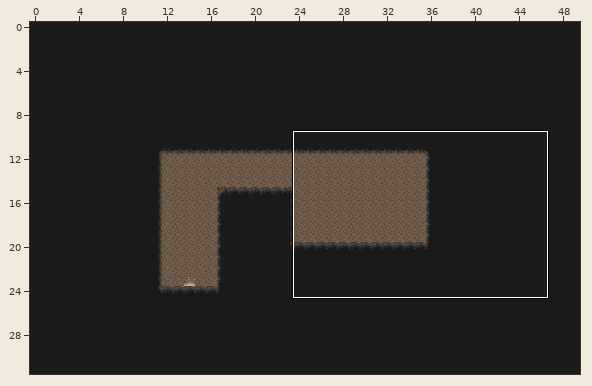
Tiled map -- maps/testCave.tmx. Above, an overview of the earlier version with the close-up marked.
Close-up. As it was:
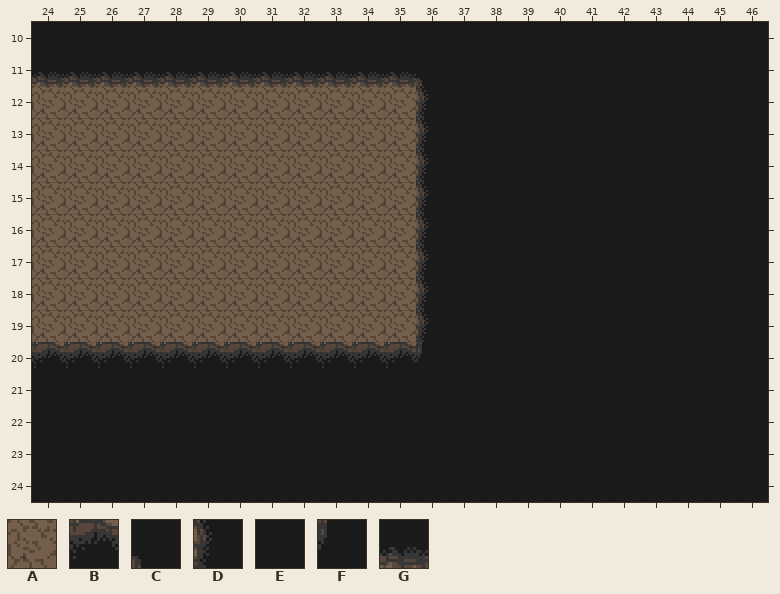
Cells are 16x16 px. Shown: x 24..46, y 10..24.
Key: from "cave": A 0, B 2, C 5, D 17, E 18, F 21, G 34.
_ is an empty cell.
Layers that did not change in this view are not listed.
Layer "Base" before, first column x 24:
10 EEEEEEEEEEEEEEEEEEEEEEE
11 GGGGGGGGGGGGCEEEEEEEEEE
12 AAAAAAAAAAAADEEEEEEEEEE
13 AAAAAAAAAAAADEEEEEEEEEE
14 AAAAAAAAAAAADEEEEEEEEEE
15 AAAAAAAAAAAADEEEEEEEEEE
16 AAAAAAAAAAAADEEEEEEEEEE
17 AAAAAAAAAAAADEEEEEEEEEE
18 AAAAAAAAAAAADEEEEEEEEEE
19 AAAAAAAAAAAADEEEEEEEEEE
20 BBBBBBBBBBBBFEEEEEEEEEE
21 EEEEEEEEEEEEEEEEEEEEEEE
22 EEEEEEEEEEEEEEEEEEEEEEE
23 EEEEEEEEEEEEEEEEEEEEEEE
24 EEEEEEEEEEEEEEEEEEEEEEE
And afterwards:
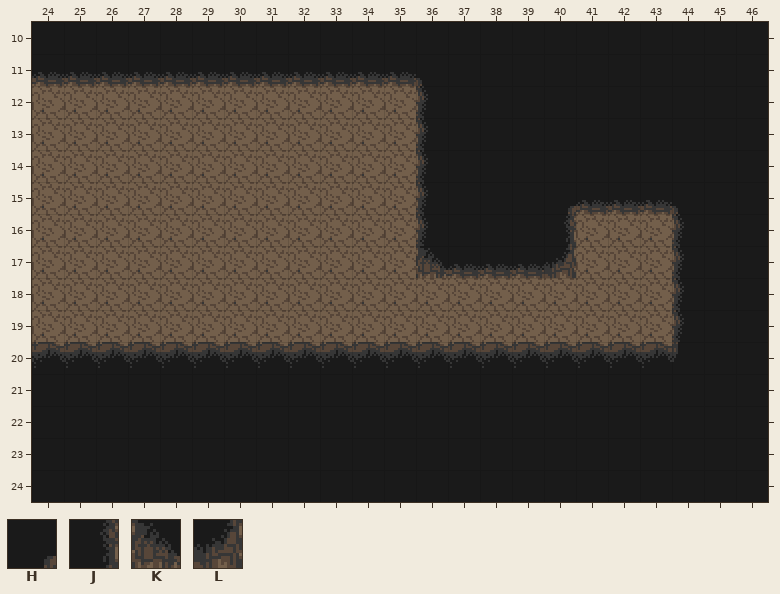
Further tiles: from "cave": H 4, J 19, K 33, L 35.
Change:
Layer "Base":
y 15: x 40..44 EEEEE -> HGGGC
y 16: x 40..44 EEEEE -> JAAAD
y 17: x 36..44 DEEEEEEEE -> KGGGLAAAD
y 18..19: x 36..44 DEEEEEEEE -> AAAAAAAAD
y 20: x 36..44 FEEEEEEEE -> BBBBBBBBF
Changed places in both close-ups, as pixel boxes (x1, y1, x2, y2):
changed: (416, 200, 684, 368)
